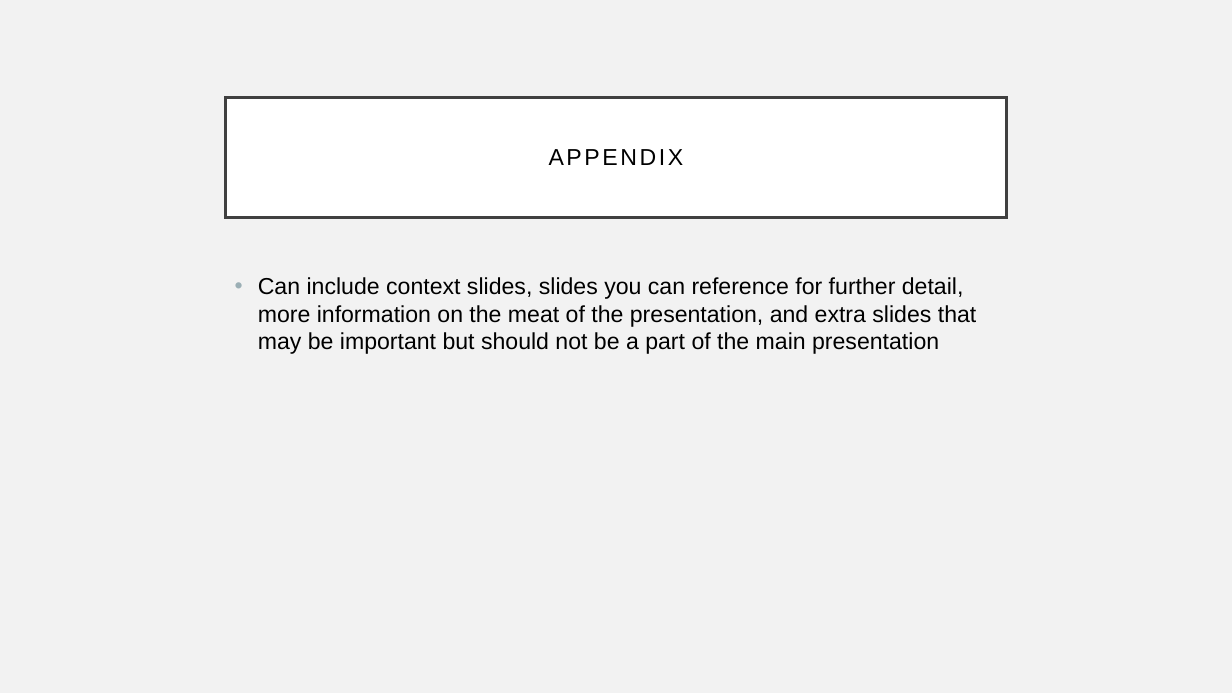
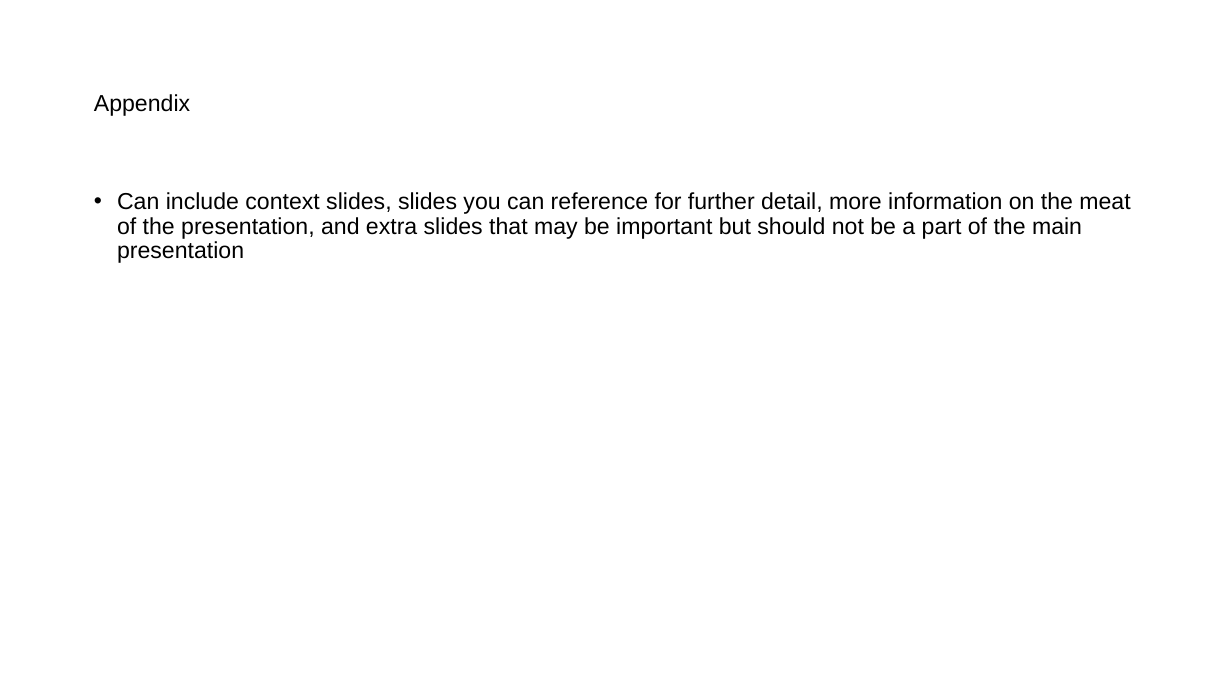
Before and after one commit to mathisme/ThinkfulDSFinalCapstone, a slide deck: slide 13 of PresentationTemplate.pptx. Drawn at 1232x693 pixels with LibreOffice and Linux fonts; fonts in the diff are those of the drawing. Boxes give left, top, right and bottom in pixels: in the first picture for what was removed or moved away, otherwise in the second. Text is boxed around its words. In the diff, an @@ line names an element or a change of style, - is before the commit and + after.

```diff
--- a/PresentationTemplate.pptx
+++ b/PresentationTemplate.pptx
@@ background #F2F2F2 to #FFFFFF @@
@@ title "Appendix": place and size @@
-title "Appendix" at bbox=[226, 97, 1006, 217]
+title "Appendix" at bbox=[94, 94, 190, 116]
@@ title "Appendix" at bbox=[94, 94, 190, 116]: fill #FFFFFF to none; outline #404040 2.5 pt to none @@
@@ title at bbox=[94, 94, 190, 116]: text changed @@
-APPENDIX
+Appendix
@@ text "Can include context slides, slides ...": place and size @@
-text "Can include context slides, slides ..." at bbox=[258, 277, 977, 354]
+text "Can include context slides, slides ..." at bbox=[117, 192, 1130, 263]
@@ text "Can include context slides, slides ..." at bbox=[117, 192, 1130, 263]: line spacing 1 to 0.9 @@
```
Also in this commit, not shown: 12 other slides changed, 1 other file.
